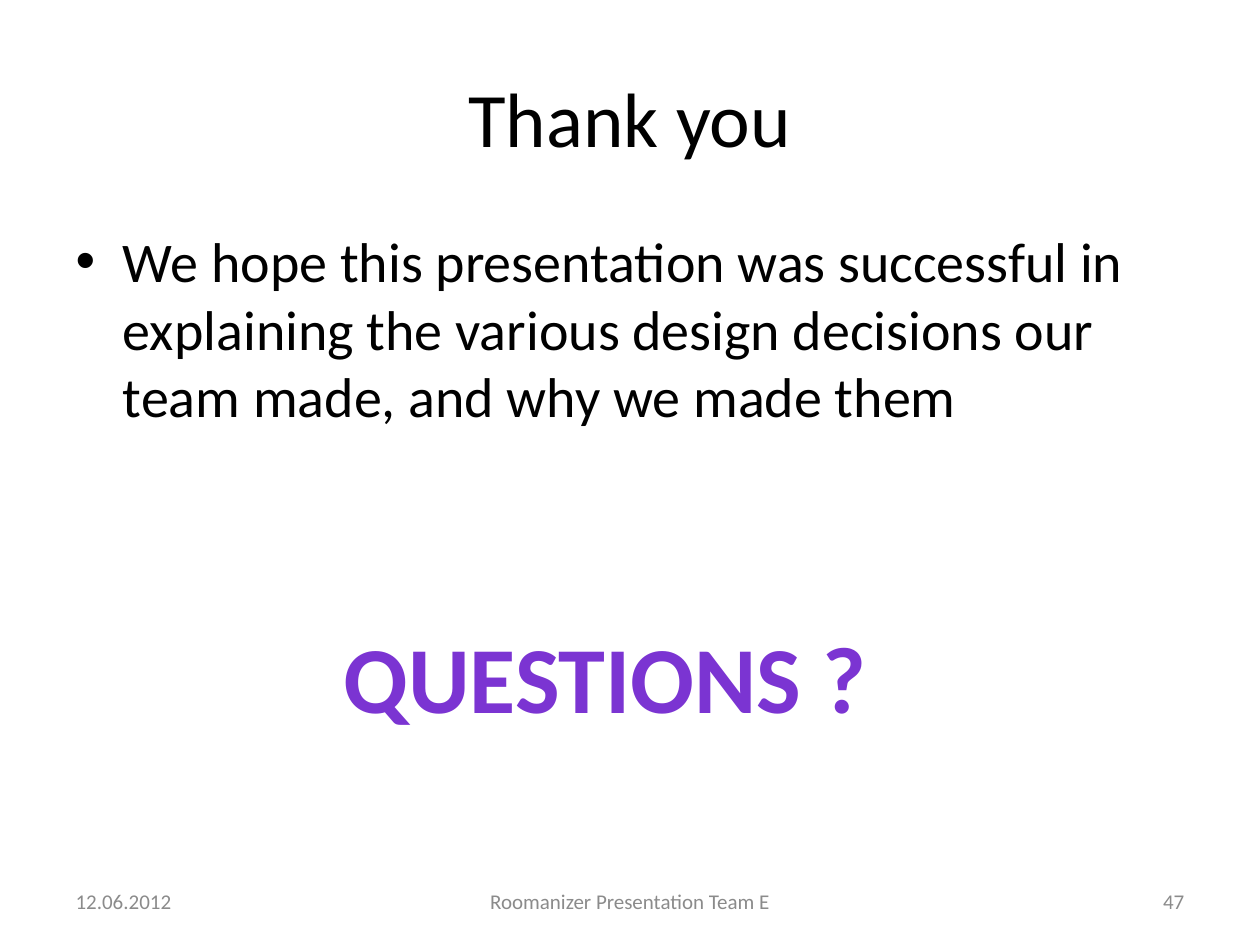
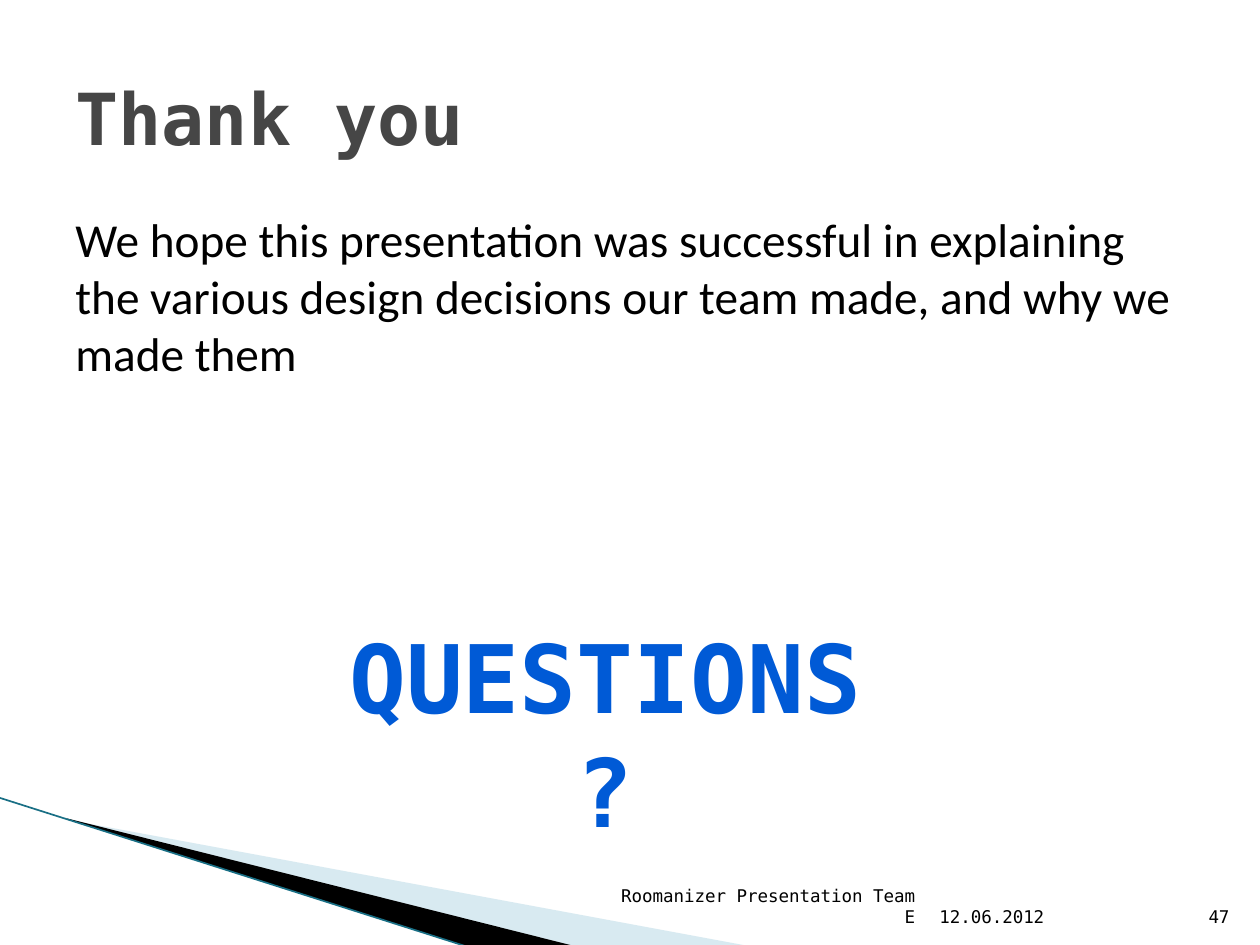
Before and after one commit to markusmo/HotelSoftware, a slide deck: slide 47 of Documentation/Praesentation/PresentationRoomanizer.pptx. Drawn at 1260x945 pixels with LibreOffice and Linux fonts; fonts in the diff are those of the drawing; background and template pictures are left out. Boxes give left, top, right and bottom in pixels: in the first picture for what was removed or moved away, otherwise in the second. Text is boxed around its words. In the diff, an @@ line names an element or a change of style, - is before the commit and + after.

```diff
--- a/Documentation/Praesentation/PresentationRoomanizer.pptx
+++ b/Documentation/Praesentation/PresentationRoomanizer.pptx
@@ title "Thank you" at [75, 90, 464, 160]: size 44 to 41 pt, font Calibri to DejaVu Sans Mono, text colour #000000 to #464646, bold on; alignment centre to left @@
@@ text "We hope this presentation was ...": place and size @@
-text "We hope this presentation was ..." at [123, 243, 1122, 426]
+text "We hope this presentation was ..." at [75, 224, 1170, 372]
@@ text "We hope this presentation was ..." at [75, 224, 1170, 372]: size 32 to 27 pt; bullet • to none; less space between paragraphs @@
@@ text "QUESTIONS ?" at [349, 643, 861, 726]: font Calibri to DejaVu Sans Mono, text colour gradient #3D1B67 to #7B34D2 to #7330C4 to gradient #002D6A to #005AD6 to #0054C7, letter outline #5E457C 0.71 pt to #23487C 0.71 pt @@
@@ line added from (0, 798) to (467, 945), #97C5D8 0.95 pt @@
@@ freeform shape added at [67, 818, 576, 945], fill #000000 @@
@@ freeform shape added at [69, 819, 750, 945], fill #A0CBDC at 40% opacity @@
@@ text "Roomanizer Presentation Team E": place and size @@
-text "Roomanizer Presentation Team E" at [490, 894, 769, 909]
+text "Roomanizer Presentation Team E" at [621, 888, 916, 923]
@@ text "Roomanizer Presentation Team E" at [621, 888, 916, 923]: size 12 to 10 pt, font Calibri to DejaVu Sans Mono, text colour #8C8C8C to #000000; alignment centre to right; vertical alignment middle to bottom @@
@@ text "12.06.2012" at [939, 910, 1044, 924]: size 12 to 10 pt, font Calibri to DejaVu Sans Mono, text colour #8C8C8C to #000000; vertical alignment middle to bottom @@
@@ text "12.06.2012": place and size @@
-text "12.06.2012" at [76, 895, 172, 909]
+text "12.06.2012" at [939, 910, 1044, 924]
@@ page number: place and size @@
-page number at [1163, 895, 1184, 909]
+page number at [1209, 910, 1230, 923]
@@ page number at [1209, 910, 1230, 923]: size 12 to 10 pt, font Calibri to DejaVu Sans Mono, text colour #8C8C8C to #000000; vertical alignment middle to bottom @@
```
Also in this commit, not shown: 46 other slides changed.
